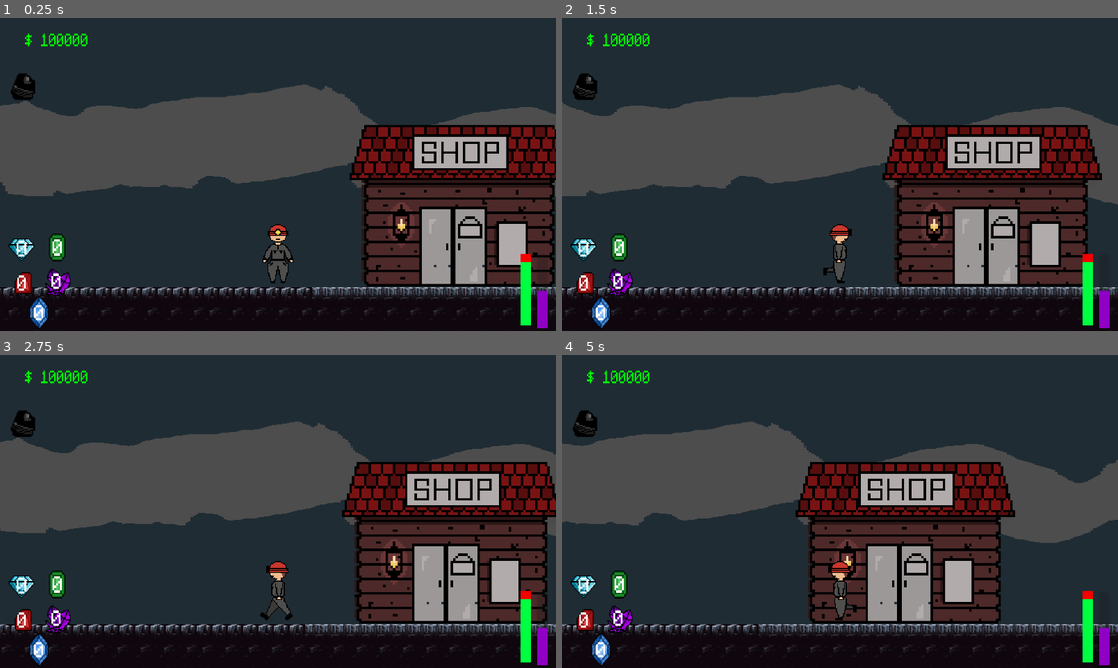
Above: before the commit, frames 1-4 (two rows, left to right).
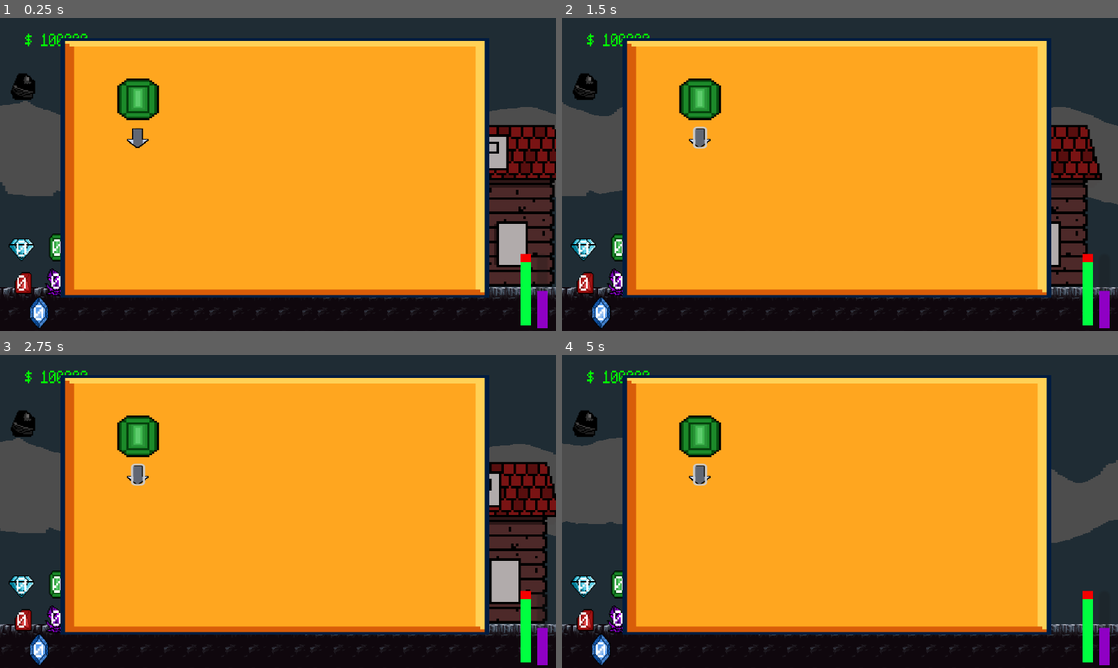
Above: after the commit, the same moments.

Repository: Jrees98/Pirate_Jam_15
Game: Godot game, scene res://Scenes/main.tscn
Same seed, same stepped clock (60 frames per second), same inputs: the game is played once before the commit and once after it. The project has no main scene, so this scene is started directly.
Inputs (mouse positions are in pixels of both pictures, inside the frame that each line leads up to):
- Up to frame 1 (0.25 s): no input
- Up to frame 2 (1.5 s): click (701, 136) at 0.52 s; tap Enter at 1.25 s; move the mouse to (962, 158) at 1.27 s; hold D (move_right) from 1.28 s (still down); hold E (interact) from 1.28 s (still down)
- Up to frame 3 (2.75 s): move the mouse to (166, 527) at 2.02 s; release D (move_right) at 2.03 s; release E (interact) at 2.03 s; hold A (move_left) from 2.03 s (still down); tap M (minecart) at 2.1 s
- Up to frame 4 (5 s): move the mouse to (895, 442) at 2.77 s; release A (move_left) at 2.78 s; hold E (interact) 2.78-3.53 s; hold D (move_right) 2.78-4.28 s; move the mouse to (812, 574) at 3.52 s; tap M (minecart) at 3.6 s; move the mouse to (1006, 558) at 4.27 s; hold A (move_left) from 4.28 s (still down); hold E (interact) from 4.28 s (still down)

The runs differ from the first frame. In frame 1, 64% of the frame differs, in the area x 10-88%, y 6-90%; in frame 2, 64%; in frame 3, 64%; in frame 4, 64%.

Commit message:
begining alchemy table ui/logic

Diff:
--- a/Scenes/alchemist.tscn
+++ b/Scenes/alchemist.tscn
@@ -69,7 +69,6 @@
 shape = SubResource("RectangleShape2D_ykcnq")
 
 [node name="CanvasLayer" type="CanvasLayer" parent="."]
-visible = false
 
 [node name="Panel" type="Panel" parent="CanvasLayer"]
 anchors_preset = 15
--- a/Scenes/shop.tscn
+++ b/Scenes/shop.tscn
@@ -443,10 +443,10 @@
 
 [node name="ProgressBar" type="ProgressBar" parent="ItemsUI"]
 visible = false
-offset_left = 1171.0
-offset_top = 105.0
-offset_right = 1175.0
-offset_bottom = 132.0
+offset_left = 1244.0
+offset_top = 102.0
+offset_right = 1248.0
+offset_bottom = 129.0
 rotation = 1.5708
 scale = Vector2(10, 10)
 theme_override_styles/background = SubResource("StyleBoxFlat_fylq2")
@@ -458,10 +458,10 @@
 
 [node name="Dadsbar" type="Label" parent="ItemsUI"]
 visible = false
-offset_left = 927.0
-offset_top = 43.0
-offset_right = 1023.0
-offset_bottom = 66.0
+offset_left = 1000.0
+offset_top = 40.0
+offset_right = 1096.0
+offset_bottom = 63.0
 scale = Vector2(2.33594, 4.97126)
 theme_override_fonts/font = ExtResource("7_52eks")
 text = "Dad's Health bar"
